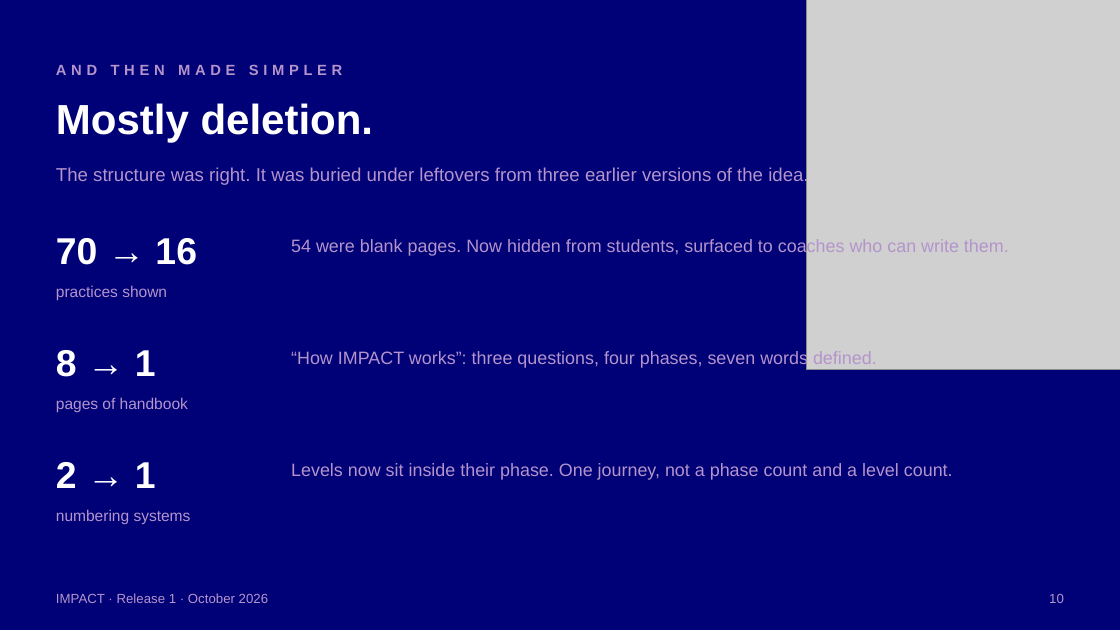
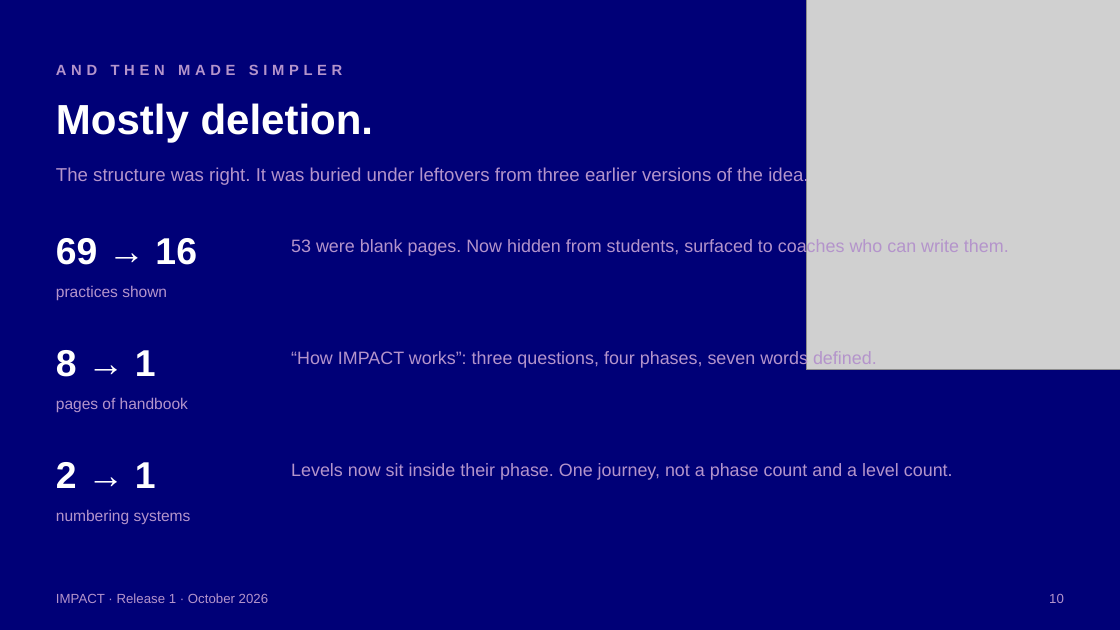
Before and after one commit to alexandermalinsky-brutal-guet-ag/eastwood-impact-lms, a slide deck: slide 10 of docs/IMPACT-Release-1-Demo.pptx. Drawn at 1120x630 pixels with LibreOffice and Linux fonts; fonts in the diff are those of the drawing; grey boxes stand for pictures. Boxes give left, top, right and bottom in pixels: in the first picture for what was removed or moved away, otherwise in the second. Text is boxed around its words. In the diff, an @@ line names an element or a change of style, - is before the commit and + after.

```diff
--- a/docs/IMPACT-Release-1-Demo.pptx
+++ b/docs/IMPACT-Release-1-Demo.pptx
@@ text at <box>56,238,197,265</box>: text changed @@
-70 → 16
+69 → 16
@@ text at <box>291,239,1009,257</box>: text changed @@
-54 were blank pages. Now hidden from students, surfaced to coaches who can write them.
+53 were blank pages. Now hidden from students, surfaced to coaches who can write them.
```
Also in this commit, not shown: 2 other slides changed, 2 other files.
